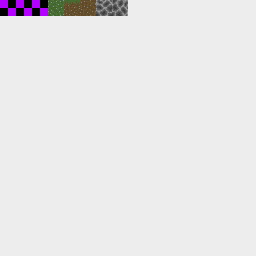
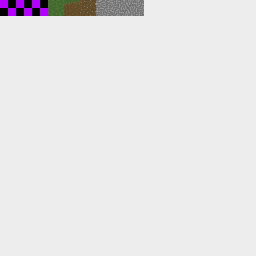
Layered file, before and after one edit (256×256). Changes by layer:
showed "Rock Bottom", painted on it over (x1=48, y1=0, x2=144, y2=16)
painted on "Rock Side" over (x1=112, y1=0, x2=128, y2=16)
painted on "Rock top" over (x1=96, y1=0, x2=112, y2=16)
painted on "Grass Side" over (x1=64, y1=0, x2=80, y2=16)
painted on "Grass Top" over (x1=48, y1=0, x2=64, y2=16)
